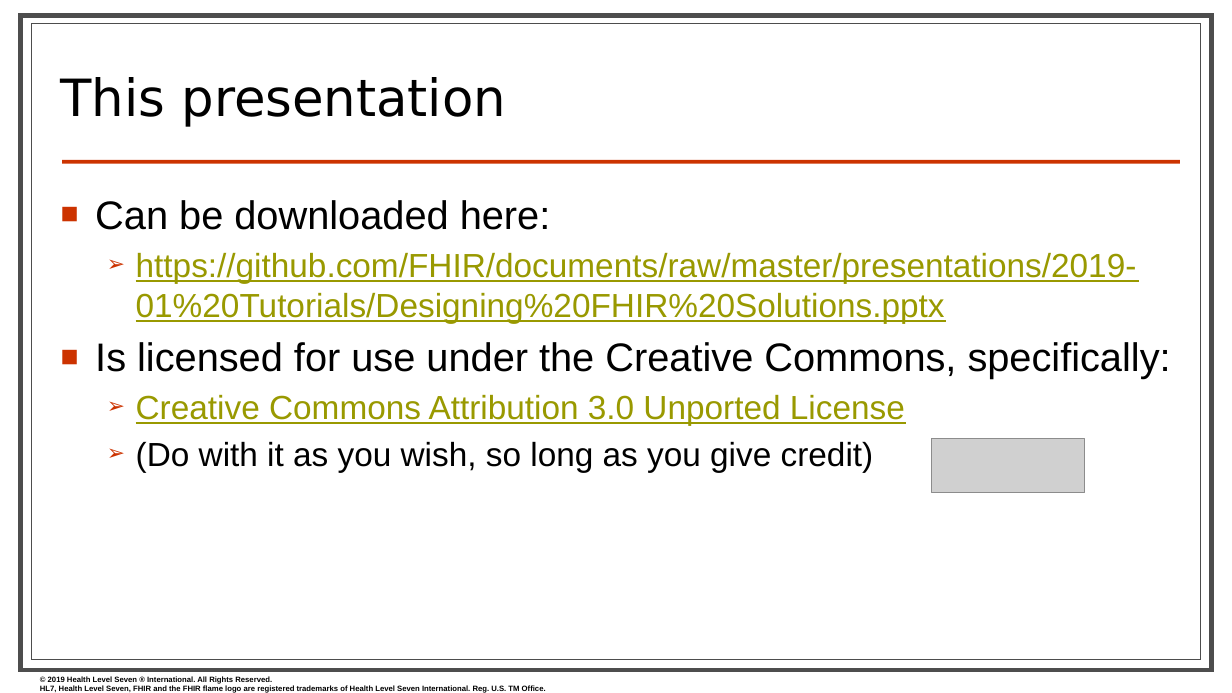
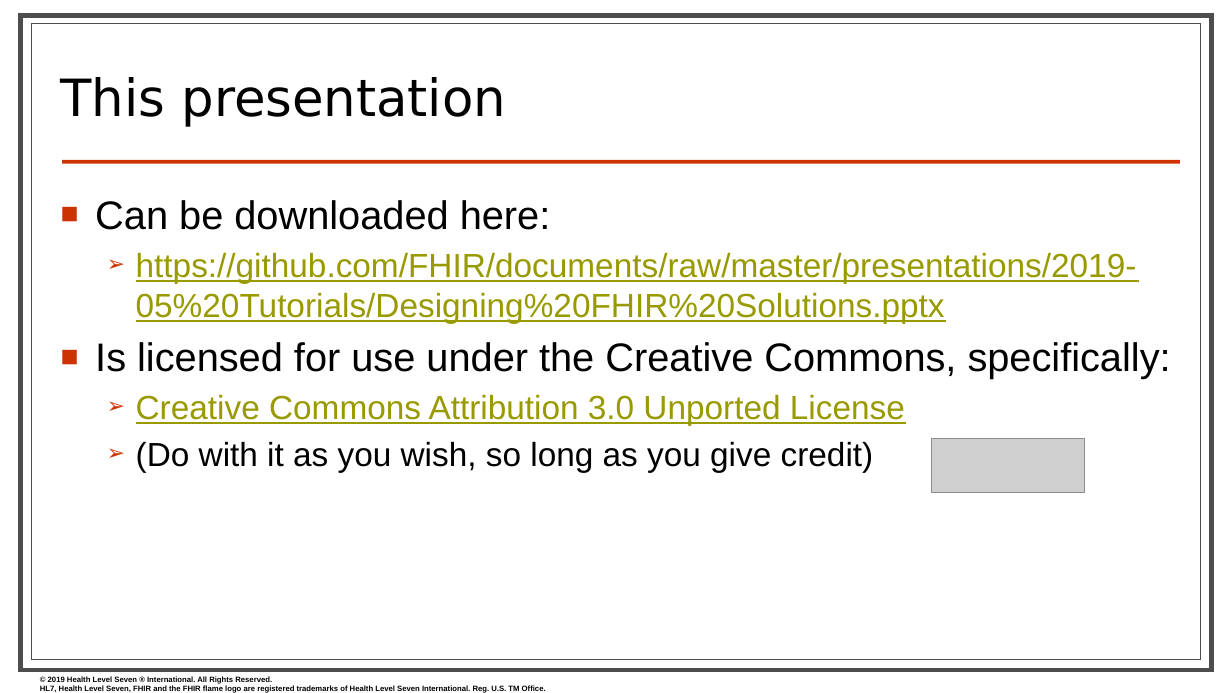
Before and after one commit to FHIR/documents, a slide deck: slide 3 of presentations/2019-01 Tutorials/Designing FHIR Solutions.pptx. Drawn at 1232x693 pixels with LibreOffice and Linux fonts; fonts in the diff are those of the drawing; grey boxes stand for pictures; background and template pictures are left out. Boxes give left, top, right and bottom in pixels: in the first picture for what was removed or moved away, otherwise in the second. Text is boxed around its words. In the diff, an @@ line names an element or a change of style, - is before the commit and + after.

Commit message:
Updated Designing FHIR presentations

```diff
--- a/presentations/2019-01 Tutorials/Designing FHIR Solutions.pptx
+++ b/presentations/2019-01 Tutorials/Designing FHIR Solutions.pptx
@@ text at (x1=136, y1=252, x2=1137, y2=323): text changed @@
-  ➢ https://github.com/FHIR/documents/raw/master/presentations/2019-01%20Tutorials/Designing%20FHIR%20Solutions.pptx
+  ➢ https://github.com/FHIR/documents/raw/master/presentations/2019-05%20Tutorials/Designing%20FHIR%20Solutions.pptx
```
Also in this commit, not shown: 3 other slides changed, 2 other files.
